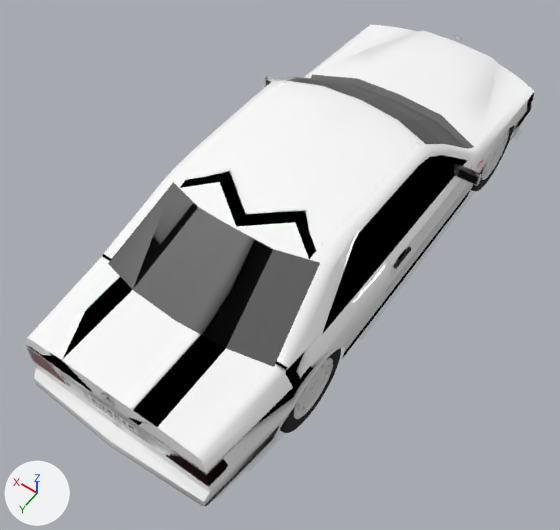
Renders of the glTF model car.glb from each side of a commit.
Rendered twice from a 50 mm camera at (-2.33, 3.68, 2.43) aimed at (0.02, 0.39, -2.73). The axes (+X, +Y, +Z) are drawn at lower left. The lights are the same throughout. Where no turn or scale is listed for an object, it has been applied to the vertices.

Names of what the first picture shows: 'group_15', 'group_16', 'group_20', 'group_21', 'group_23.001', 'group_30', 'group_31', 'group_40', 'group_47', 'group_49', 'group_49.001', 'group_51.002', 'group_59', 'group_59.001', 'group_7', 'group_8', 'plate'.
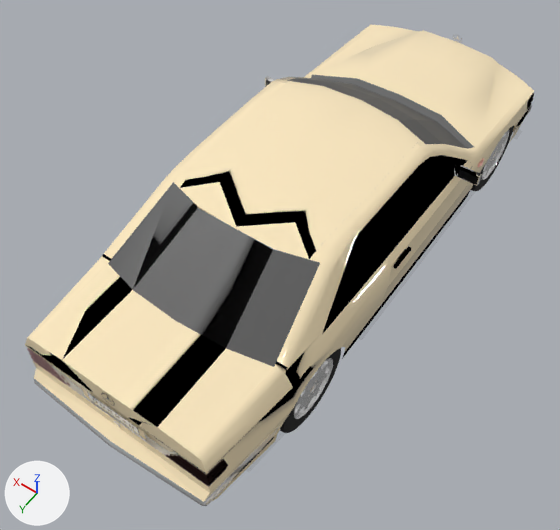
Pixel boxes (x1, y1, x2, y2) of what changed, in the pictures (560 x 530 px):
'group_59.001', recoloured (white to beige)
    both: (180, 81, 421, 259)
'group_21', recoloured (white to beige)
    both: (32, 264, 274, 456)
'group_59', recoloured (white to beige)
    both: (25, 24, 534, 493)
'group_20', recoloured (white to beige)
    both: (312, 25, 529, 147)
'group_16', recoloured (white to beige)
    both: (34, 368, 292, 502)
'group_51.002', recoloured (white to beige)
    both: (379, 161, 472, 307)
'group_49.001', recoloured (white to beige)
    both: (309, 141, 426, 260)
'group_49', recoloured (white to beige)
    both: (178, 80, 289, 188)
'plate', moved
    before: (87, 394, 138, 434)
    after: (88, 393, 139, 434)
'group_23.001', recoloured
    both: (66, 375, 174, 452)
'group_30', recoloured
    both: (512, 115, 524, 137)

Edits to the bpy script that builds the scene:
```text
Change mat_carcolor_001:
    mat_carcolor_001.base_color: (1.0, 1.0, 1.0) -> (1.0, 0.834, 0.544)  # white #ffffff -> beige #ffebc3
Change ob_plate:
    ob_plate.location: (0.0, 2.356, -2.296) -> (0.0, 2.351, -2.296)
```
